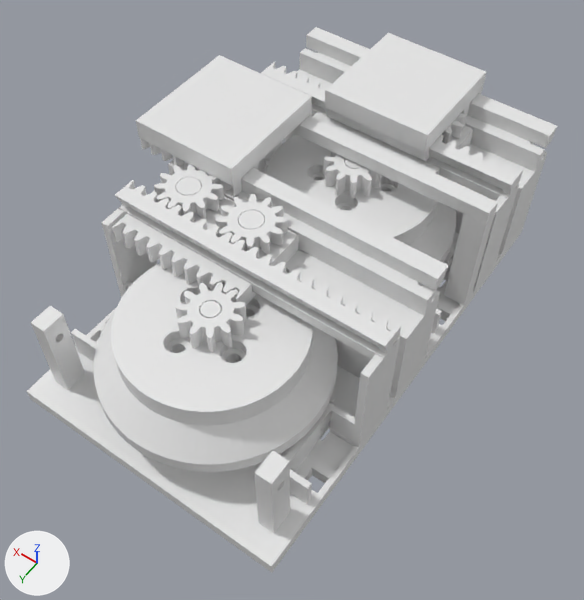
What one commit did to the Blender file 3-0/19.58_variant2/para.blend.
Rendered twice from a camera (50 mm lens) standing at (-51.3, 105.3, 116.6) and looking at (-2.3, 36.8, 9.0). Every picture has the same lights, and +X, +Y and +Z are marked at lower left. The older version comes first.

Names of what the first picture shows: 'Брусок Б', 'Колпак А', 'Колпак Б', 'Основание пары', 'Перекладина под тележкой Б', 'Плавающая Б2', 'Ползун А', 'Ползун Б', 'Рейка А', 'Рейка Б', 'Тележка А', 'Тележка Б', 'Шестерня мотора Б' and 6 more.
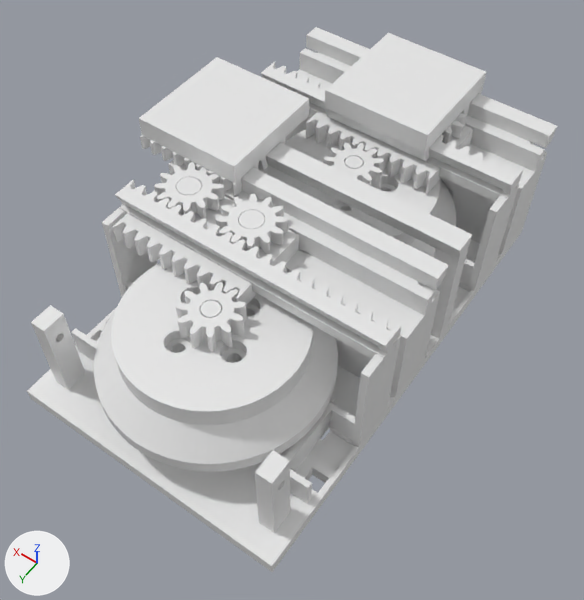
Boxes [x1, y1, x2, y2] around the edits, measured in the pictures (584 x 600 px; the box of a moved part takes in the faces that stretch with it):
'Основание пары', reshaped: before [27, 27, 557, 573]; after [27, 27, 557, 572]
'Тележка Б', reshaped: before [136, 55, 312, 197]; after [139, 57, 309, 197]
'Перекладина под тележкой Б', reshaped (9% taller): before [291, 116, 498, 224]; after [266, 142, 472, 260]
'Плавающая Б2', moved: before [154, 164, 224, 219]; after [154, 162, 225, 219]
part 1 of me_base, moved or reshaped: before [27, 157, 495, 568]; after [27, 160, 475, 568]
part 2 of me_per, deleted: before [291, 116, 498, 224]
part 3 of me_per, added: after [266, 142, 472, 260]
part 4 of me_cartb, cut back: before [136, 55, 312, 186]; after [139, 57, 309, 196]
'Ползун А', unchanged, uncovered by the edit: before [312, 112, 474, 175]; after [306, 112, 474, 195]

The change, as a diff of the scene's bpy script:
```diff
--- a/3-0/19.58_variant2/para.blend.py
+++ b/3-0/19.58_variant2/para.blend.py
@@ me_base @@
 # used by ob_основание_пары; location = (0.0, 0.0, 0.0)
-me_base.from_pydata(...)  # 7153 vertices, 14422 faces; spans x -25.0..25.0, y -9.4..73.5, z 0.0..25.9
+me_base.from_pydata(...)  # 7148 vertices, 14412 faces; spans x -25.0..25.0, y -9.4..73.5, z 0.0..25.9
+# me_base part 1: 2027 vertices moved within x -25.0..25.0, y 9.6..73.5, z 0.0..25.9; 1407 vertices removed from x -25.0..25.0, y 13.0..68.2, z 0.0..24.6; 1402 vertices added at x -25.0..25.0, y 18.4..68.1, z 0.0..24.6
 me_base.materials.append(mat_основание_пары)
@@ me_per @@
 # used by ob_перекладина_под_тележкой_б; location = (0.0, 0.0, 0.0)
-me_per.from_pydata(...)  # 512 vertices, 1020 faces; spans x -25.0..25.0, y 13.0..16.0, z 23.4..25.9
+me_per.from_pydata(...)  # 512 vertices, 1020 faces; spans x -25.0..25.0, y 21.5..25.5, z 23.4..25.9
+# me_per part 2: 512 vertices removed from x -25.0..25.0, y 13.0..16.0, z 23.4..25.9
+# me_per part 3: 512 vertices added at x -25.0..25.0, y 21.5..25.5, z 23.4..25.9
 me_per.materials.append(mat_перекладина_под_тележкой_б)
@@ me_cartb @@
 # used by ob_тележка_б; location = (20.9, 38.4, 0.0)
-me_cartb.from_pydata(...)  # 92 vertices, 180 faces; spans x -10.0..10.0, y -26.0..-4.0, z 23.4..29.7
+me_cartb.from_pydata(...)  # 148 vertices, 292 faces; spans x -10.0..10.0, y -25.2..-4.1, z 23.4..29.7
+# me_cartb part 4: 8 vertices removed from x -10.0..10.0, y -26.0..-4.0, z 26.0..29.7; 64 vertices added at x -10.0..10.0, y -25.2..-4.6, z 23.4..29.7
 me_cartb.materials.append(mat_тележка_б)
```
